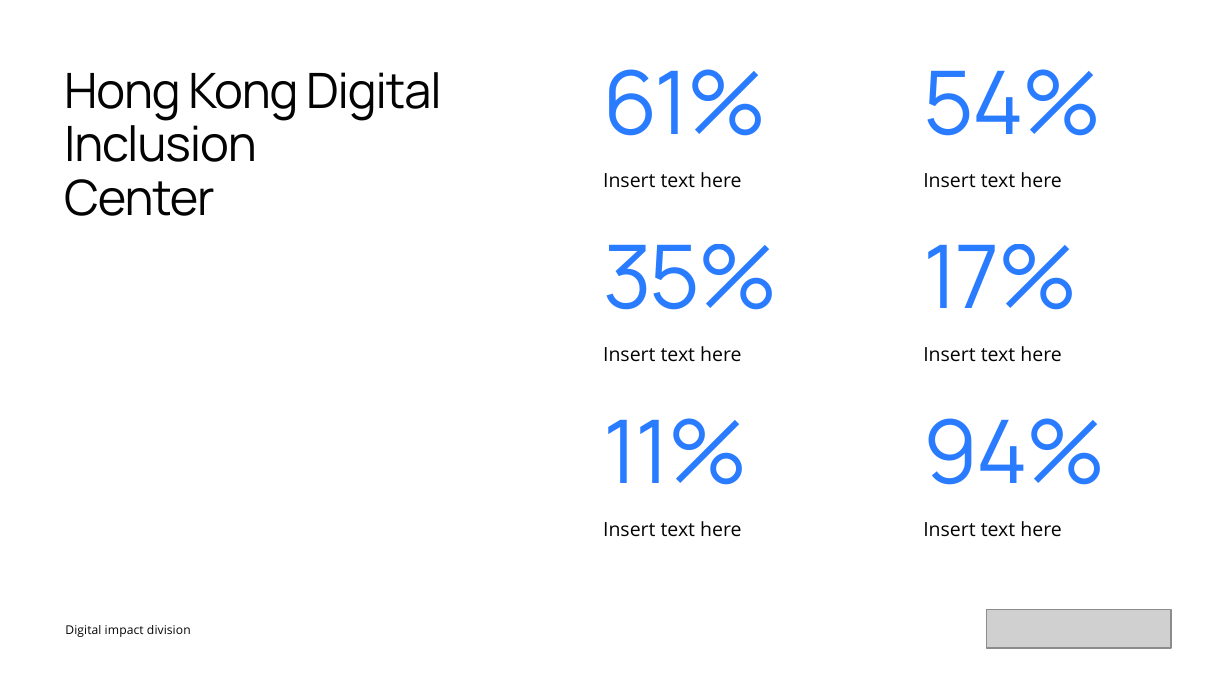
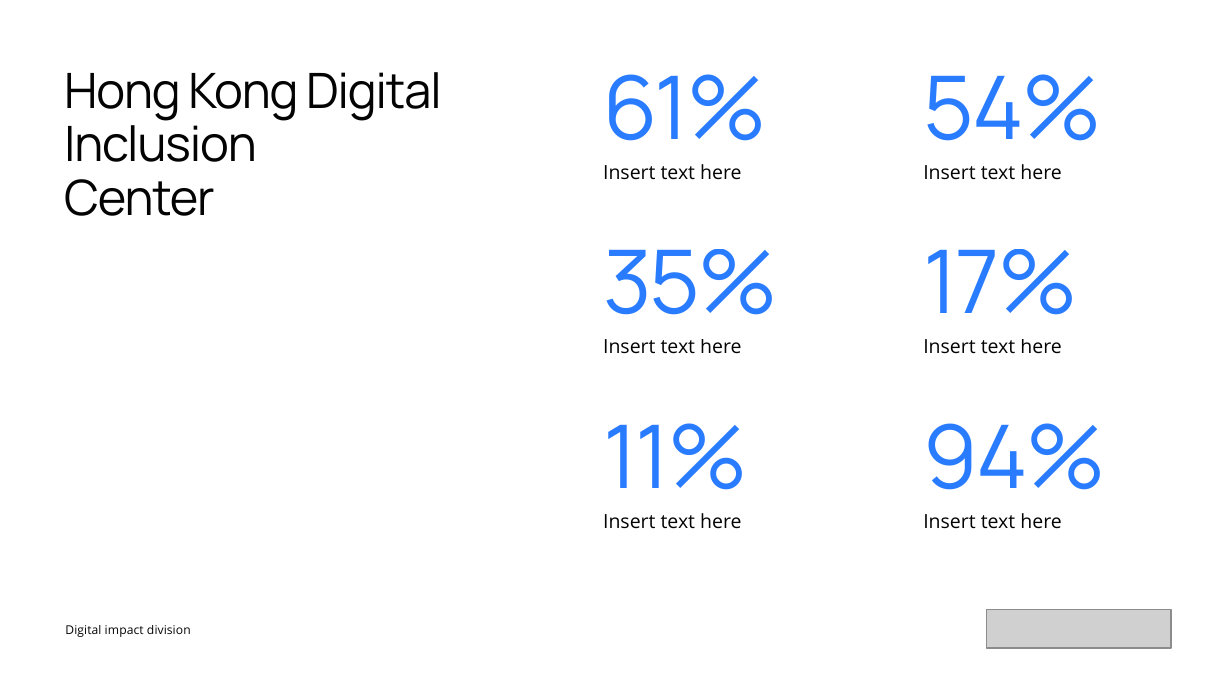
Before and after one commit to mdelprete91-cpu/presentazione, a slide deck: slide 11 of PPT giga.pptx. Drawn at 1232x693 pixels with LibreOffice and Linux fonts; fonts in the diff are those of the drawing; grey boxes stand for pictures. Boxes give left, top, right and bottom in pixels: in the first picture for what was removed or moved away, otherwise in the second. Text is boxed around its words. In the diff, an @@ line names an element or a change of style, - is before the commit and + after.

```diff
--- a/PPT giga.pptx
+++ b/PPT giga.pptx
@@ 4 texts moved together from (x1=603, y1=172, x2=1061, y2=362) to (x1=603, y1=164, x2=1061, y2=354) @@
@@ vertical alignment top to bottom in 6 elements at (x1=603, y1=74, x2=766, y2=141), (x1=603, y1=249, x2=778, y2=315), (x1=603, y1=423, x2=747, y2=490), (x1=923, y1=74, x2=1101, y2=141), (x1=923, y1=249, x2=1077, y2=315), (x1=923, y1=423, x2=1105, y2=490) @@
@@ text "Insert text here" moved from (x1=603, y1=521, x2=741, y2=537) to (x1=603, y1=513, x2=741, y2=529) @@
@@ text "Insert text here" moved from (x1=923, y1=521, x2=1061, y2=537) to (x1=923, y1=513, x2=1061, y2=529) @@
```
